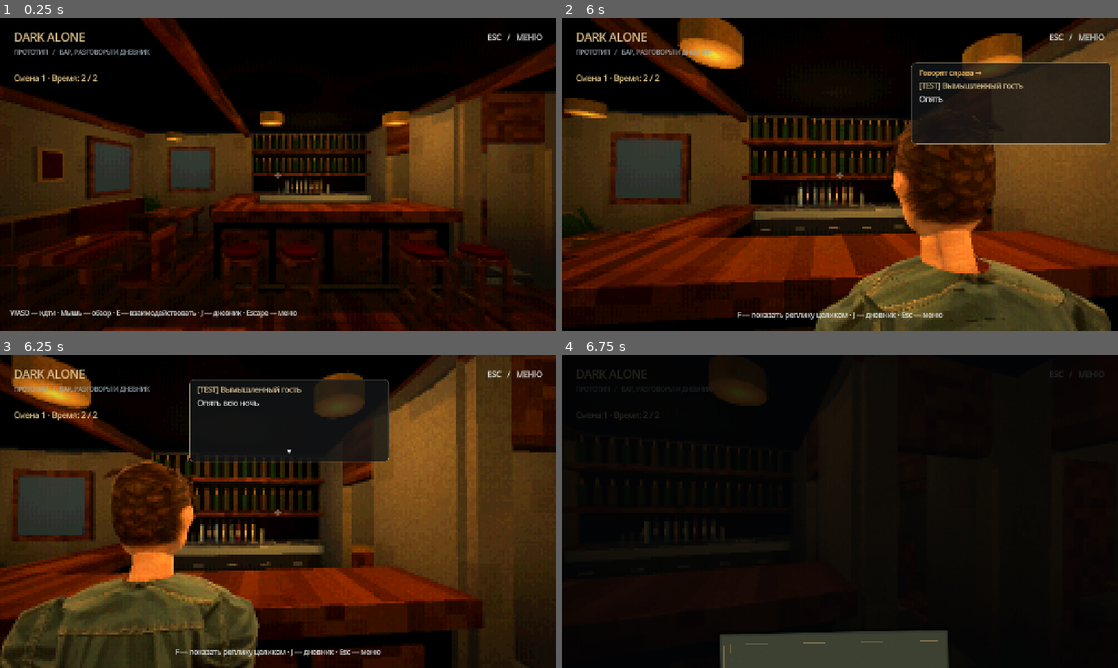
Above: before the commit, frames 1-4 (two rows, left to right).
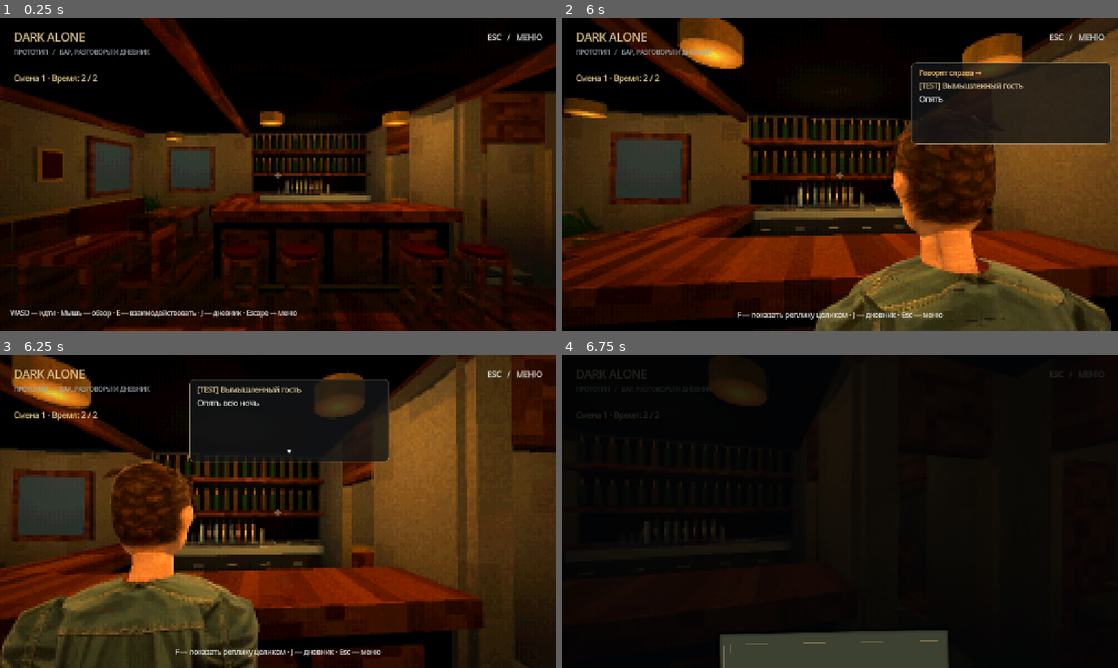
Above: after the commit, the same moments.

Repository: ZetMGC/Dark-Alone
Game: Godot game, scene res://scenes/main/reasoning_demo.tscn
Two runs of this game, one before a commit and one after it. Both use one fixed random seed, a clock stepped at 60 frames per second and the inputs below.
Inputs (mouse positions are in pixels of both pictures, inside the frame that each line leads up to):
- Up to frame 1 (0.25 s): no input
- Up to frame 2 (6 s): tap Enter at 0.5 s; move the mouse to (867, 174) at 0.52 s; hold E (interact) 0.53-1.28 s; hold W (move_forward) 0.53-5.78 s; click (867, 174) at 0.67 s; move the mouse to (812, 174) at 1.27 s; right-click (812, 174) at 1.35 s; tap R (reset_look) at 2, 2.75, 5 s; move the mouse to (851, 168) at 2.02 s; tap Down (look_down) at 2.1 s; move the mouse to (834, 180) at 2.77 s; tap Left (look_left) at 2.85 s; click (834, 180) at 2.92 s; move the mouse to (878, 177) at 3.52 s; tap Right (look_right) at 3.6 s; move the mouse to (795, 171) at 4.27 s; tap Up (look_up) at 4.35 s; move the mouse to (845, 174) at 5.02 s; hold B (serve) 5.03-5.78 s; click (845, 174) at 5.17 s; move the mouse to (817, 168) at 5.77 s; hold D (move_right) from 5.78 s (still down); tap T (talk) at 5.85 s
- Up to frame 3 (6.25 s): keep holding D (move_right)
- Up to frame 4 (6.75 s): move the mouse to (867, 511) at 6.52 s; release D (move_right) at 6.53 s; hold W (move_forward) from 6.53 s (still down); hold J (toggle_journal) from 6.53 s (still down)

Frames 1-2 are identical in both runs. In frame 3, less than 0.1% of the frame differs, in the area x 37-47%, y 87-100%; in frame 4, nothing differs.

Commit message:
fix: relax free arm and restore previous support hand

Diff:
--- a/scripts/characters/visitor_model.gd
+++ b/scripts/characters/visitor_model.gd
@@ -194,8 +194,8 @@
 		var suffix := "L" if side < 0 else "R"
 		_bone("UpperArm" + suffix, "Chest", Vector3(side * 0.205, 0.16, -0.005))
 		_bone("Forearm" + suffix, "UpperArm" + suffix, Vector3(side * 0.035, -0.265, 0.065))
-		# Одна рука у живота, другая на стойке: разные жесты и контуры рук.
-		_bone("Hand" + suffix, "Forearm" + suffix, Vector3(0.20, 0.035, 0.12) if side < 0 else Vector3(-0.045, 0.010, 0.235))
+		# Свободная рука направлена вперёд на своей стороне, вторая опирается на стойку.
+		_bone("Hand" + suffix, "Forearm" + suffix, Vector3(0.075, 0.040, 0.220) if side < 0 else Vector3(-0.045, 0.010, 0.235))
 		_bone("Thigh" + suffix, "Pelvis", Vector3(side * 0.095, 0, -0.005))
 		_bone("Shin" + suffix, "Thigh" + suffix, Vector3(side * 0.017, -0.34, 0.030 if side < 0 else 0.005))
 		_bone("Foot" + suffix, "Shin" + suffix, Vector3(side * 0.008, -0.32, -0.045 if side < 0 else -0.010))
@@ -241,16 +241,6 @@
 	# Поднимается предплечье целиком: кисть не отрывается от манжеты.
 	var forearm: int = _bones.ForearmR
 	skeleton.set_bone_pose_position(forearm, skeleton.get_bone_rest(forearm).origin)
-	skeleton.force_update_all_bone_transforms()
-	# Ладонь лежит на поверхности: её плоскость не наследует крен плеч/рукава.
-	# Небольшой разворот наружу разносит пальцы и корпус в силуэте.
-	var palm_forward := Vector3(0.12, 0, 1).normalized()
-	var palm_right := Vector3.UP.cross(palm_forward).normalized()
-	var palm_world := global_basis.orthonormalized() * Basis(palm_right, Vector3.UP, palm_forward)
-	var parent_world_basis := (skeleton.global_basis * skeleton.get_bone_global_pose(forearm).basis).orthonormalized()
-	var flat_hand := (parent_world_basis.inverse() * palm_world * (_hand_frames.HandR as Basis).inverse()).get_rotation_quaternion()
-	var hand_index: int = _bones.HandR
-	skeleton.set_bone_pose_rotation(hand_index, skeleton.get_bone_pose_rotation(hand_index).slerp(flat_hand, weight))
 	skeleton.force_update_all_bone_transforms()
 	var hand_world := skeleton.global_transform * skeleton.get_bone_global_pose(_bones.HandR)
 	var bottom := INF
@@ -434,9 +424,9 @@
 		_ring(shoulder.lerp(elbow, 0.72), 0.072, 0.070, upper, forearm, 0.1, 0.43),
 		_ring(elbow, 0.074, 0.075, upper, forearm, 0.5, 0.53),
 		_ring(elbow.lerp(hand, 0.20), 0.073, 0.067, upper, forearm, 0.95, 0.63),
-		_ring(elbow.lerp(hand, 0.55), 0.058 if side > 0 else 0.064, 0.049 if side > 0 else 0.061, forearm, "", 0, 0.77),
-		_ring(elbow.lerp(hand, 0.91), 0.041 if side > 0 else 0.050, 0.028 if side > 0 else 0.047, forearm, wrist, 0.05, 0.94),
-		_ring(hand, 0.039 if side > 0 else 0.051, 0.025 if side > 0 else 0.045, forearm, wrist, 0.15, 1.0)]
+		_ring(elbow.lerp(hand, 0.55), 0.058 if side < 0 else 0.064, 0.049 if side < 0 else 0.061, forearm, "", 0, 0.77),
+		_ring(elbow.lerp(hand, 0.91), 0.041 if side < 0 else 0.050, 0.028 if side < 0 else 0.047, forearm, wrist, 0.05, 0.94),
+		_ring(hand, 0.039 if side < 0 else 0.051, 0.025 if side < 0 else 0.045, forearm, wrist, 0.15, 1.0)]
 	_loft("Clothing", _cloth_material, sleeve, 12, Rect2(0.008, 0.508, 0.484, 0.484))
 	# Запястье заходит внутрь манжеты, чтобы при жесте не открывалась щель.
 	var palm := [_ring(hand + Vector3(0, 0, -0.035), 0.031, 0.017, wrist, "", 0, 0), _ring(hand, 0.033, 0.017, wrist, "", 0, 0.15), _ring(hand + Vector3(0, -0.009, 0.039), 0.038, 0.018, wrist, "", 0, 0.4), _ring(hand + Vector3(0, -0.015, 0.076), 0.034, 0.014, wrist, "", 0, 1)]
--- a/tests/visitor_model_test.gd
+++ b/tests/visitor_model_test.gd
@@ -105,6 +105,7 @@
 	_expect(jaw_transition_depth > mouth_depth - 0.012, "No deep notch between lower lip and chin")
 	var wrist := model.skeleton.get_bone_global_rest(model.skeleton.find_bone("HandL")).origin
 	var elbow := model.skeleton.get_bone_global_rest(model.skeleton.find_bone("ForearmL")).origin
+	_expect(wrist.x < -0.12 and wrist.z - elbow.z > 0.20, "Free forearm reaches forward on its own side instead of crossing abdomen")
 	_expect(palm_count > 20 and (palm_sum / maxf(palm_count, 1) - wrist).normalized().dot((wrist - elbow).normalized()) > 0.90, "Palm geometry follows forearm instead of sideways wrist")
 	_expect(model.skeleton.get_bone_pose_rotation(model.skeleton.find_bone("HandL")).get_angle() < 0.2, "Resting wrist has no excessive pose twist")
 	_expect(vertex_count < 15000, "Prototype vertex budget remains bounded")
@@ -160,19 +161,18 @@
 	var forearm_left := model.skeleton.find_bone("ForearmL")
 	var resting_arm := model.skeleton.get_bone_pose_rotation(forearm_left)
 	var contact_valid := true
-	var palm_flat := true
+	var free_hand_bottom := INF
 	var arm_range := 0.0
 	var head_range := 0.0
 	var resting_head := model.skeleton.get_bone_pose_rotation(2)
 	for frame in 420:
 		model._pose(1.0 / 60.0)
 		contact_valid = contact_valid and absf(_support_bottom(model) - 1.163) < 0.001
-		var palm_basis: Basis = model.skeleton.global_basis * model.skeleton.get_bone_global_pose(model.skeleton.find_bone("HandR")).basis * model._hand_frames.HandR
-		palm_flat = palm_flat and palm_basis.y.normalized().dot(Vector3.UP) > 0.999
+		free_hand_bottom = minf(free_hand_bottom, _support_bottom(model, "HandL"))
 		arm_range = maxf(arm_range, resting_arm.angle_to(model.skeleton.get_bone_pose_rotation(forearm_left)))
 		head_range = maxf(head_range, resting_head.angle_to(model.skeleton.get_bone_pose_rotation(2)))
 	_expect(contact_valid, "Entire support hand stays above tabletop across all three gestures")
-	_expect(palm_flat, "Support palm stays flat instead of inheriting sleeve and shoulder tilt")
+	_expect(free_hand_bottom >= 1.16, "Reposed free fingers stay above tabletop throughout all speech gestures: " + str(free_hand_bottom))
 	_expect(arm_range > 0.20 and head_range > 0.05, "Conversation moves free arm and head through distinct poses")
 	var panel: DialogueBubblePanel = main.get_node("DialoguePanel")
 	panel.bubble_enabled = true
@@ -251,9 +251,9 @@
 	get_tree().quit(0 if _failures == 0 else 1)
 
 
-func _support_bottom(model: VisitorModel) -> float:
+func _support_bottom(model: VisitorModel, bone_name: String = "HandR") -> float:
 	var mesh: Mesh = model.get_node("CharacterMesh").mesh
-	var hand := model.skeleton.find_bone("HandR")
+	var hand := model.skeleton.find_bone(bone_name)
 	var transform := model.skeleton.global_transform * model.skeleton.get_bone_global_pose(hand) * model.skeleton.get_bone_global_rest(hand).affine_inverse()
 	var bottom := INF
 	for surface in mesh.get_surface_count():
Binary file added: docs/art/visitor-free-arm-front.png
Binary file added: docs/art/visitor-free-arm-side.png
Not shown, changed: docs/BACKLOG.md
Not shown, changed: docs/HANDOFF.md
Not shown, changed: docs/STATUS.md
Not shown, changed: docs/VISITOR_BEHAVIOR.md
Not shown, added: docs/worklog/2026-10-28-18-free-arm-pose.md
Not shown, changed: docs/worklog/README.md
